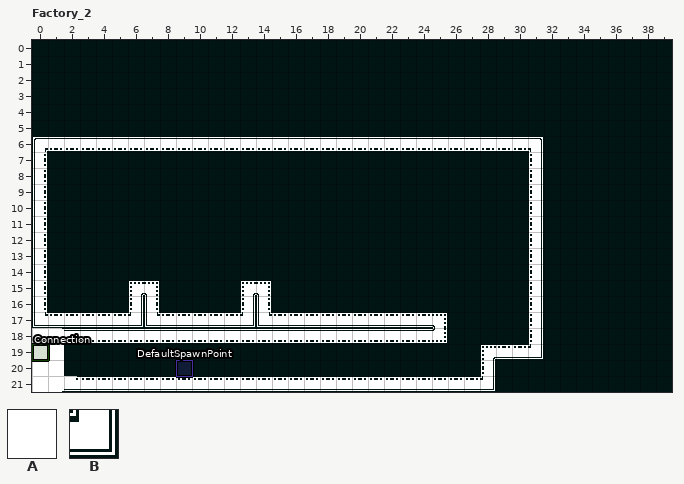
LDtk project, stored at Assets/LDtk/LDtkVaniaSample.ldtk. The first picture shows the starting point.
Cells are 16x16 px. Shown: Factory_2 x 0..39, y 0..21. The commit also changed other parts of the map, which this record leaves out. The old version is drawn lined up with the new one.
Key: from "Doors": A 9; from "Ground": B 1 "Common_Ground".
_ is an empty cell.
Objects are placed by their top-left corner, in cells (3,4 is the top-left corner of cell 3,4); size is 1x1 cell unless given.
Layers that did not change in this view are not listed.
Layer "Ground" before, first column x 0:
 0 ________________________________________
 1 ________________________________________
 2 ________________________________________
 3 ________________________________________
 4 ________________________________________
 5 ________________________________________
 6 BBBBBBBBBBBBBBBBBBBBBBBBBBBBBBBB________
 7 B______________________________B________
 8 B______________________________B________
 9 B______________________________B________
10 B______________________________B________
11 B______________________________B________
12 B______________________________B________
13 B______________________________B________
14 B______________________________B________
15 B_____BB_____BB________________B________
16 B_____BB_____BB________________B________
17 BBBBBBBBBBBBBBBBBBBBBBBBBB_____B________
18 BBBBBBBBBBBBBBBBBBBBBBBBBB_____B________
19 ____________________________BBBB________
20 ____________________________BBBB________
21 BBBBBBBBBBBBBBBBBBBBBBBBBBBBBBBB________
Objects on layer "Connections" before:
"DefaultSpawnPoint" rectangle at 9,20
"Connection" rectangle at 0,19
New version:
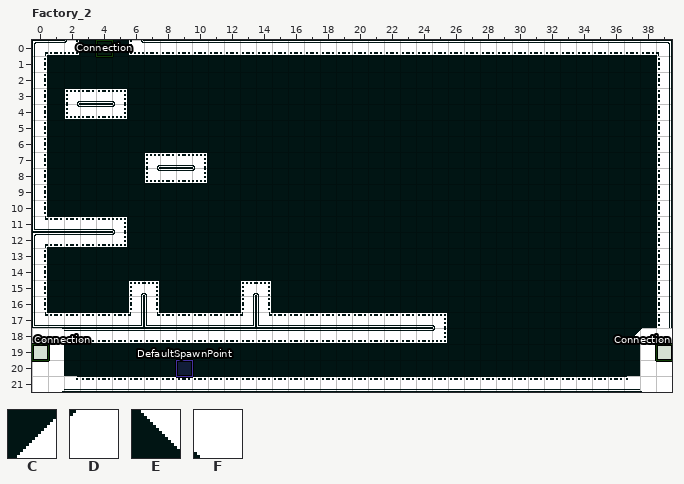
Further tiles: from "Doors": C 2, D 3, E 7, F 8.
Changes in this commit:
map size 32x16 -> 40x22 cells (old content now starts at 0,6; both pictures use the new coordinates)
Layer "Ground":
There is now tile B in row 0 at x 0 to 2 and 6 to 39; in rows 1 to 2 at x 0 and 39; in rows 3 to 4 at x 0, 2 to 5 and 39; in row 5 at x 0 and 39; in row 6 at x 39; in rows 7 to 8 at x 7 to 10 and 39.
There is now tile B in rows 9 to 10 at x 39; in rows 11 to 12 at x 1 to 5 and 39; in rows 13 to 17 at x 39; in row 18 at x 38 to 39; in row 21 at x 32 to 39.
The author cleared tile B in row 6 at x 1 to 31; in rows 7 to 18 at x 31; in row 19 at x 28 to 31; in row 20 at x 28.
Layer "Doors":
There is now tile A in row 18 at x 39; in rows 19 to 20 at x 38 to 39; in row 21 at x 39.
There is now tile C in row 18 at x 37.
There is now tile D in row 18 at x 38.
There is now tile E in row 21 at x 37.
There is now tile F in row 21 at x 38.
Layer "Connections":
A new object: "Connection" rectangle at 39,19.
A new object: "Connection" rectangle at 4,0.
